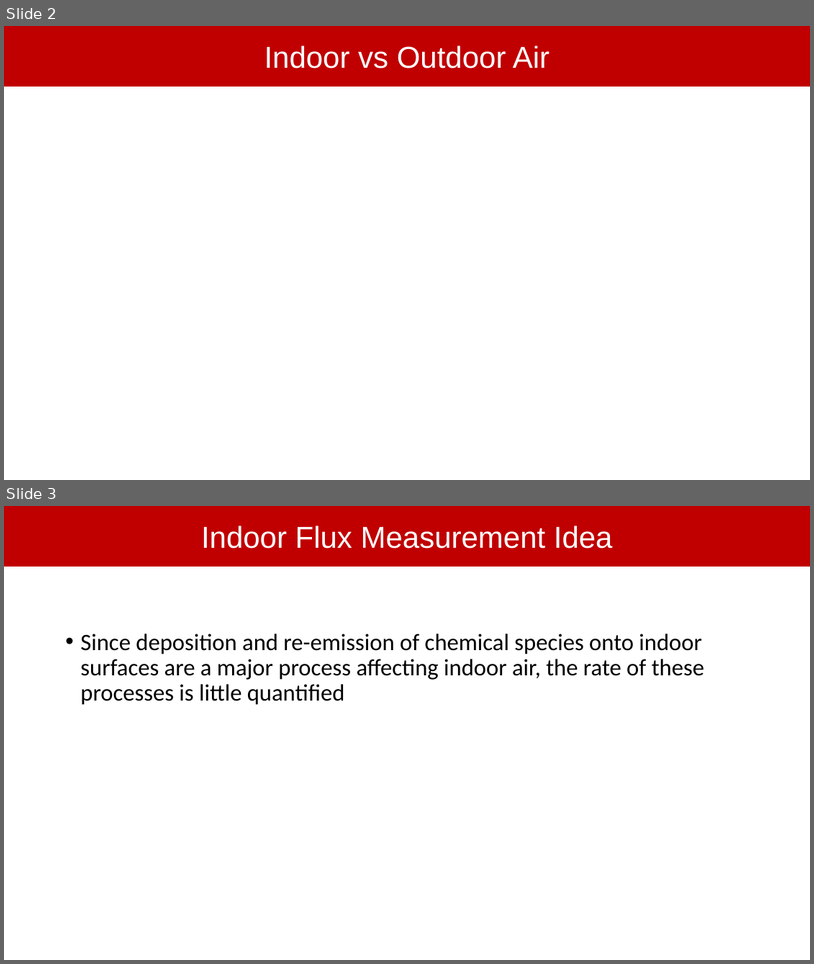
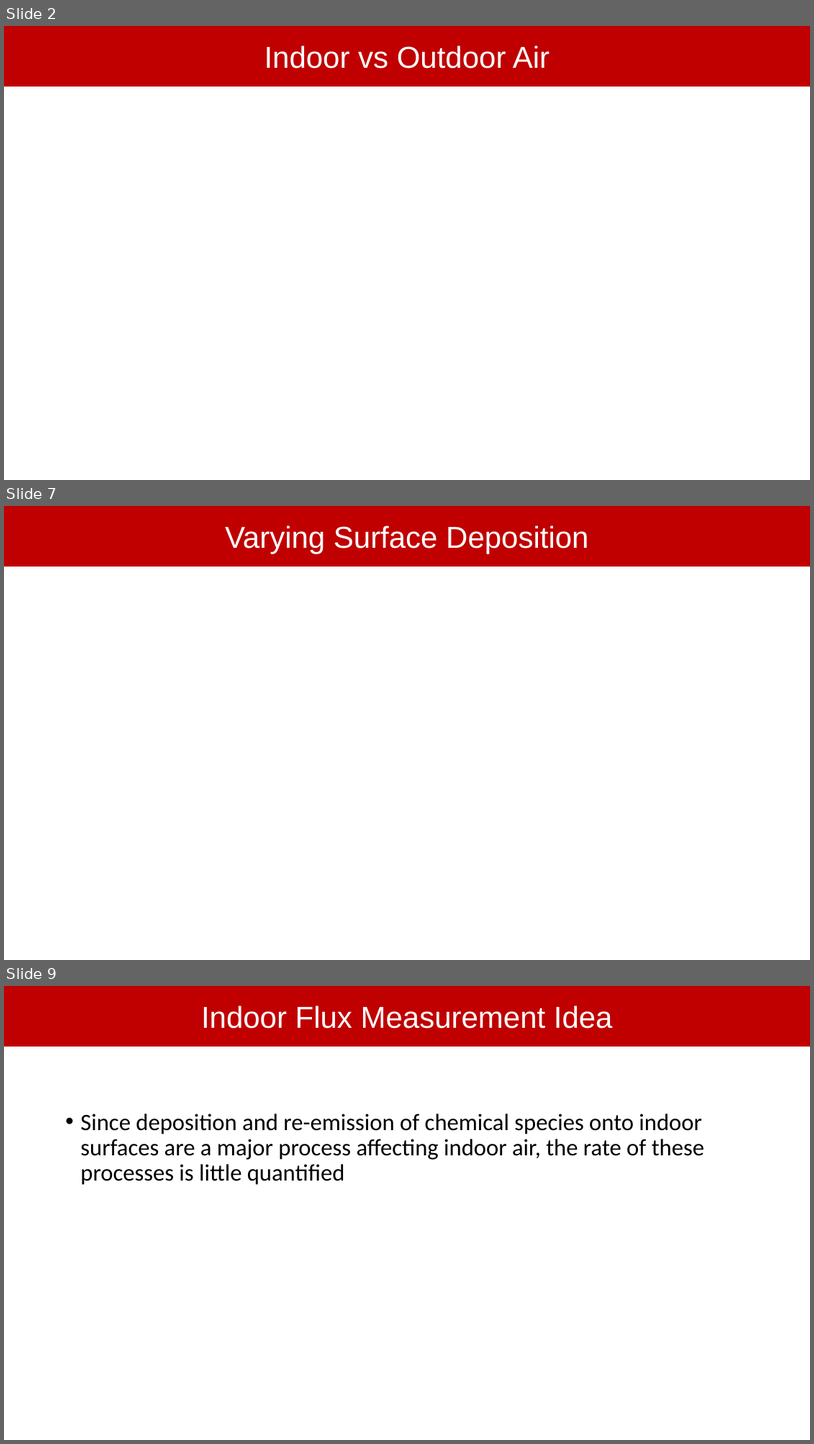
Before and after one commit to jdshutter/F0AM-Model-Indoor-Air, a slide deck: JLC_JDS_IndoorAir_F0AMProject.pptx. Shown one above the other, each under a label of ours: slides 2 and 3 before the commit, slides 2, 7 and 9 after it; the slides between them are not shown. The pictures are 814x964 and 814x1444 pixels, drawn with LibreOffice and Linux fonts; fonts in the diff are those of the drawing. Boxes give left, top, right and bottom in pixels: in the first picture for what was removed or moved away, otherwise in the second. Text is boxed around its words. In the diff, an @@ line names an element or a change of style, - is before the commit and + after.

```diff
--- a/JLC_JDS_IndoorAir_F0AMProject.pptx
+++ b/JLC_JDS_IndoorAir_F0AMProject.pptx
@@ slide 7 added at bbox=[4, 506, 810, 960], background #FFFFFF @@
@@ rectangle added at bbox=[4, 506, 810, 566], fill #C00000, 36 pt, text #FFFFFF @@
+Varying Surface Deposition
@@ what was slide 3 is now slide 9 @@
```
Also in this commit, not shown: 5 other slides added, 7 other files.
